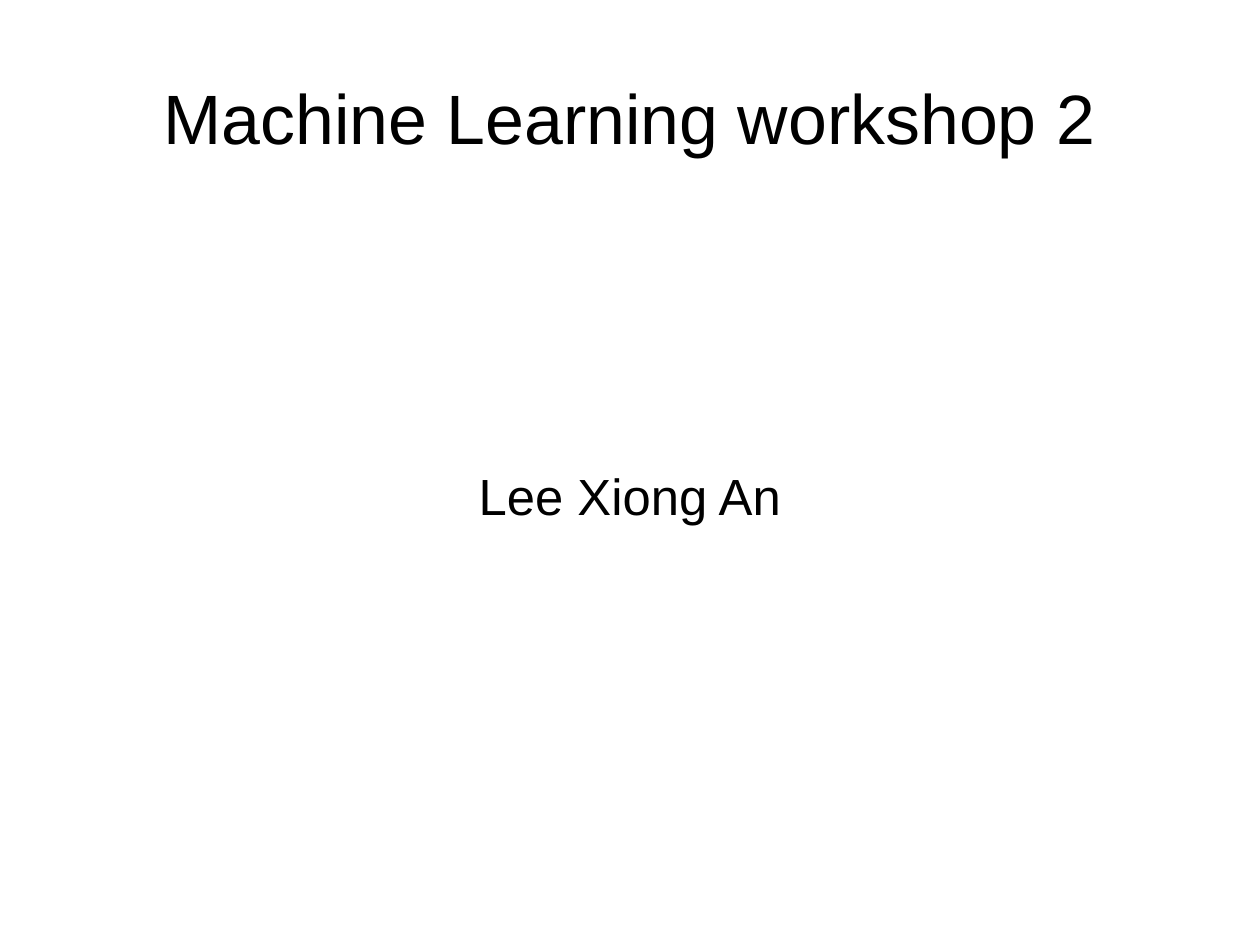
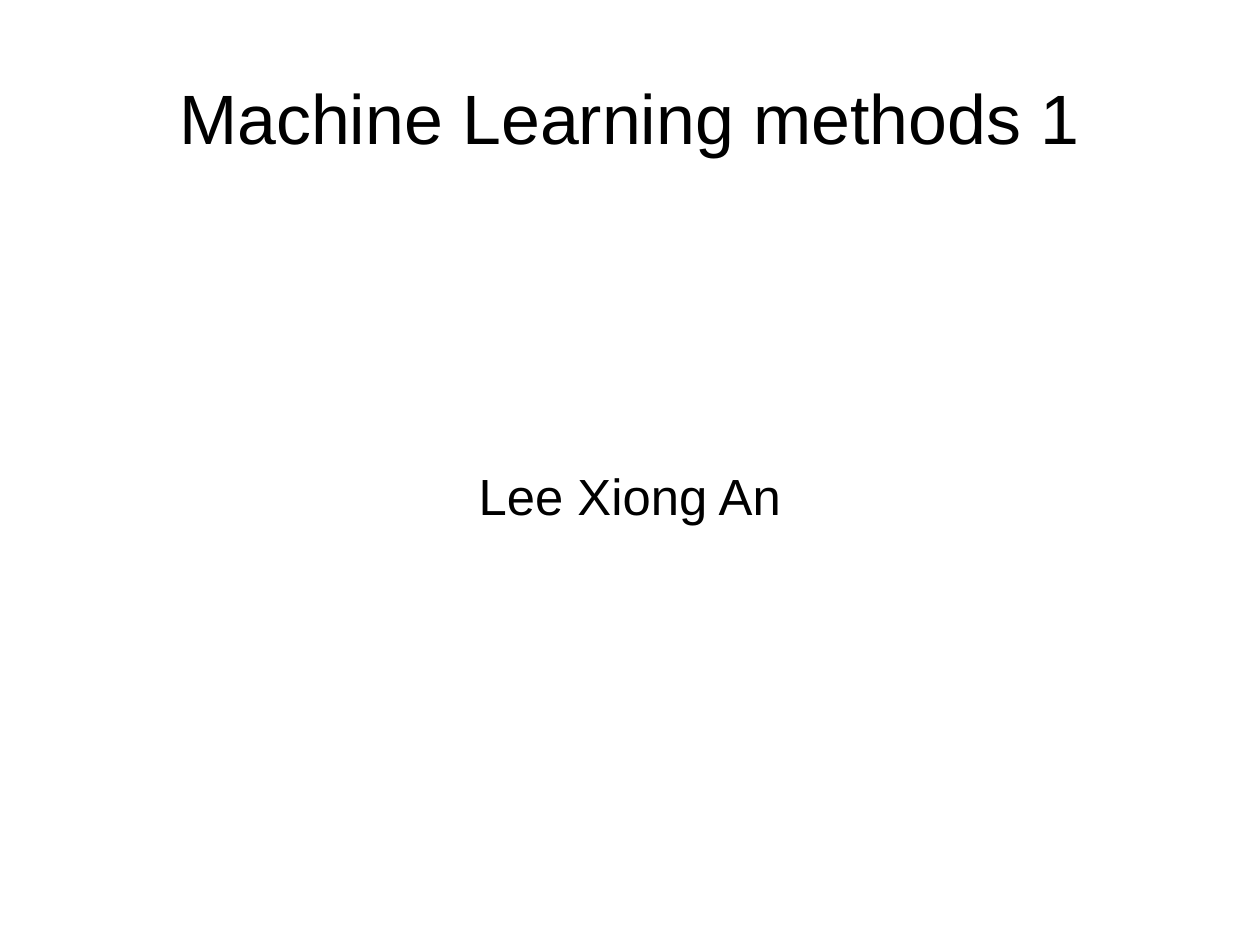
Before and after one commit to leexa90/ML_course_BII, a slide deck: slide 1 of opening_slides.odp. Drawn at 1260x945 pixels with LibreOffice and Linux fonts; fonts in the diff are those of the drawing. Boxes give left, top, right and bottom in pixels: in the first picture for what was removed or moved away, otherwise in the second. Text is boxed around its words. In the diff, an @@ line names an element or a change of style, - is before the commit and + after.

```diff
--- a/opening_slides.odp
+++ b/opening_slides.odp
@@ title at (179,93,1080,157): text changed @@
-Machine Learning workshop 2
+Machine Learning methods 1
```
Also in this commit, not shown: 4 other slides changed, 4 slides added, 5 other files.
